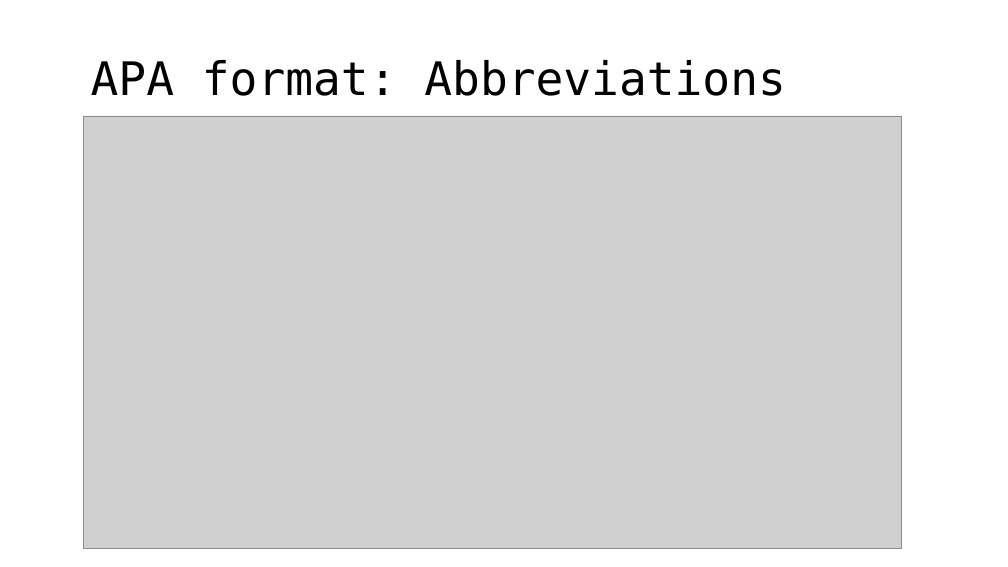
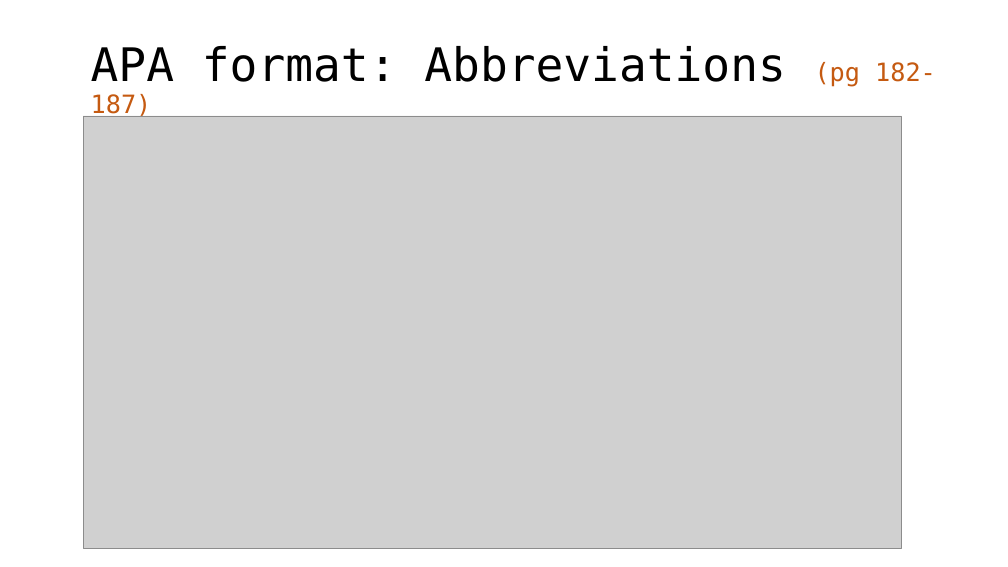
Before and after one commit to CEHS-research/PSY-6600_public, a slide deck: slide 4 of slides/ch0_apa_6th.pptx. Drawn at 1008x567 pixels with LibreOffice and Linux fonts; fonts in the diff are those of the drawing; grey boxes stand for pictures. Boxes give left, top, right and bottom in pixels: in the first picture for what was removed or moved away, otherwise in the second. Text is boxed around its words. In the diff, an @@ line names an element or a change of style, - is before the commit and + after.

```diff
--- a/slides/ch0_apa_6th.pptx
+++ b/slides/ch0_apa_6th.pptx
@@ title at (91,46,936,119): text changed @@
-APA format: Abbreviations
+APA format: Abbreviations (pg 182-187)
```
Also in this commit, not shown: 6 other slides changed, 4 slides removed, 2 other files.
